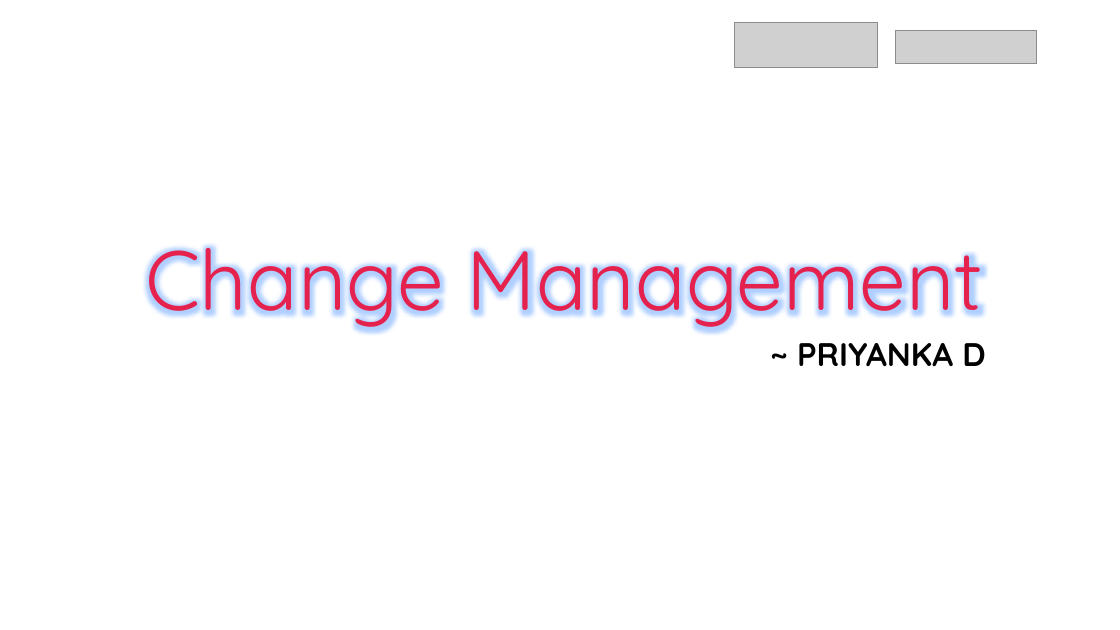
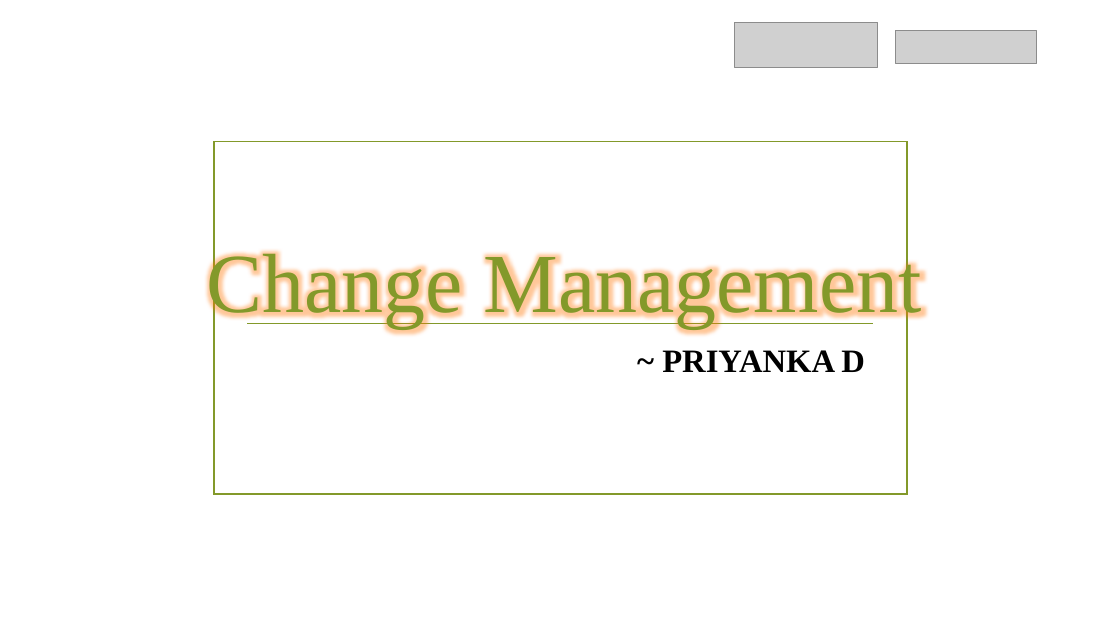
Before and after one commit to priyanka165/PPT, a slide deck: slide 1 of Change Management.pptx. Drawn at 1120x630 pixels with LibreOffice and Linux fonts; fonts in the diff are those of the drawing; grey boxes stand for pictures; background and template pictures are left out. Boxes give left, top, right and bottom in pixels: in the first picture for what was removed or moved away, otherwise in the second. Text is boxed around its words. In the diff, an @@ line names an element or a change of style, - is before the commit and + after.

```diff
--- a/Change Management.pptx
+++ b/Change Management.pptx
@@ rectangle added at <box>214,142,907,494</box>, outline #83992A 1.25 pt @@
@@ title "Change Management" at <box>206,246,922,327</box>: font Quicksand to Times New Roman, text colour #E5224E to #83992A; line spacing 0.9 to 1 @@
@@ line added from (247, 323) to (874, 323), #83992A 1.25 pt @@
@@ subtitle "~ PRIYANKA D": place and size @@
-subtitle "~ PRIYANKA D" at <box>797,343,985,366</box>
+subtitle "~ PRIYANKA D" at <box>662,350,865,372</box>
@@ subtitle "~ PRIYANKA D" at <box>662,350,865,372</box>: font Quicksand to Times New Roman; line spacing 0.9 to 1; more space between paragraphs @@
```
Also in this commit, not shown: 6 other slides changed.
